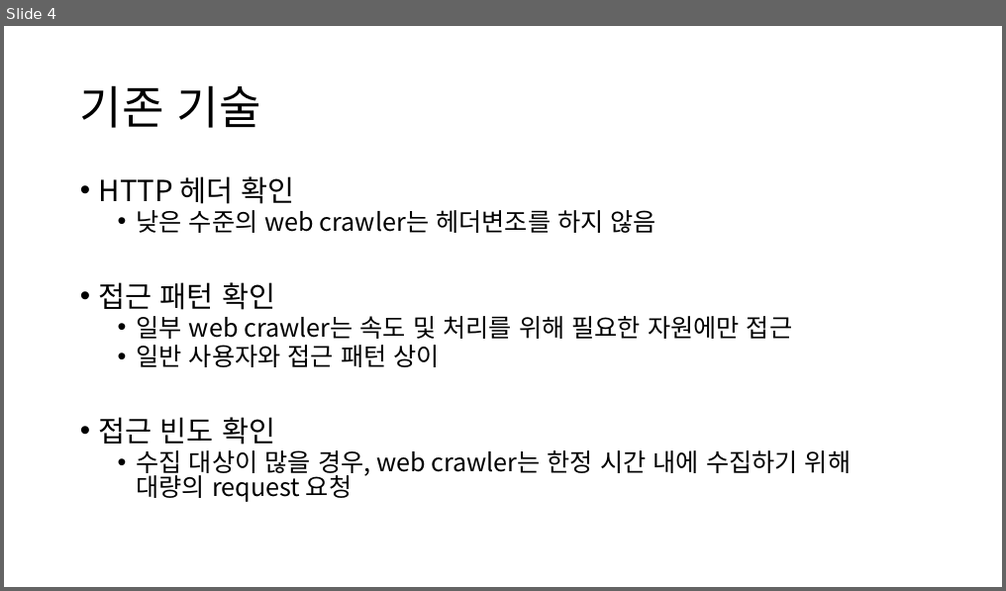
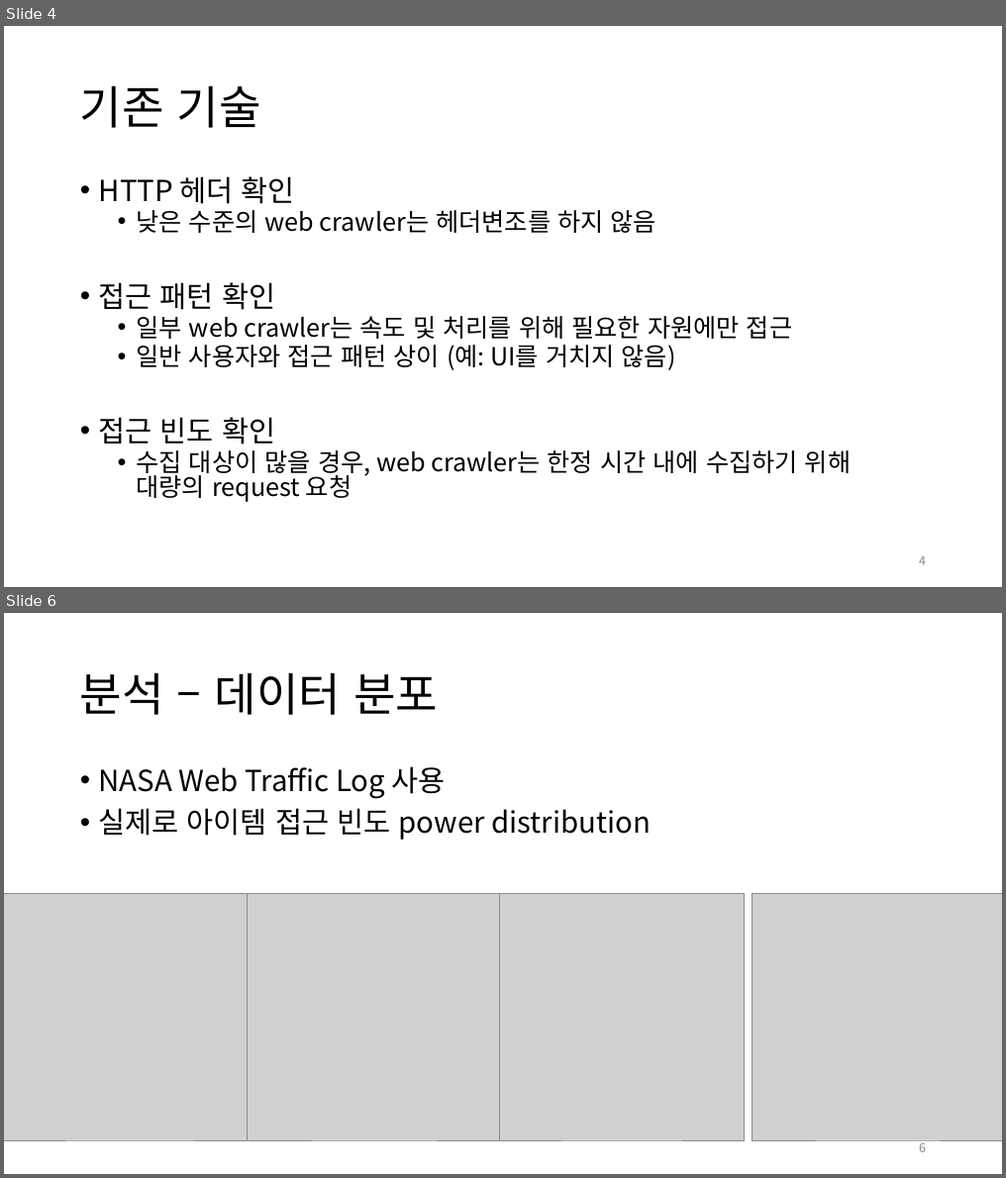
Before and after one commit to diemori/anti-crawler, a slide deck: 30_Presentation/AntiCrawlerLTM_노인우_20180611.pptx. Shown one above the other, each under a label of ours: slide 4 before the commit, slides 4 and 6 after it; the slides between them are not shown. The pictures are 1006x591 and 1006x1178 pixels, drawn with LibreOffice and Linux fonts; fonts in the diff are those of the drawing; grey boxes stand for pictures. Boxes give left, top, right and bottom in pixels: in the first picture for what was removed or moved away, otherwise in the second. Text is boxed around its words. In the diff, an @@ line names an element or a change of style, - is before the commit and + after.

```diff
--- a/30_Presentation/AntiCrawlerLTM_노인우_20180611.pptx
+++ b/30_Presentation/AntiCrawlerLTM_노인우_20180611.pptx
@@ slide 6 added at <box>4,613,1002,1174</box>, background #FFFFFF @@
@@ title added at <box>80,672,438,715</box>, 44 pt, text #000000 @@
+분석 – 데이터 분포
@@ text added at <box>99,766,650,840</box>, 28 pt, text #000000 @@
+• NASA Web Traffic Log 사용
+• 실제로 아이템 접근 빈도 power distribution
@@ picture added at <box>4,894,258,1141</box> @@
@@ picture added at <box>248,894,501,1141</box> @@
@@ picture added at <box>500,894,745,1141</box> @@
@@ picture added at <box>751,894,1002,1141</box> @@
@@ page number added at <box>919,1140,926,1153</box>, 12 pt, text #8C8C8C @@
+6
@@ slide 4 changed as well @@
@@ text at <box>137,345,676,371</box>: text changed @@
-  • 일반 사용자와 접근 패턴 상이
+  • 일반 사용자와 접근 패턴 상이 (예: UI를 거치지 않음)
@@ page number added at <box>919,557,926,566</box>, 12 pt, text #8C8C8C @@
+4
```
Also in this commit, not shown: 5 other slides changed, 3 other slides added, 1 slide removed, 5 other files.
